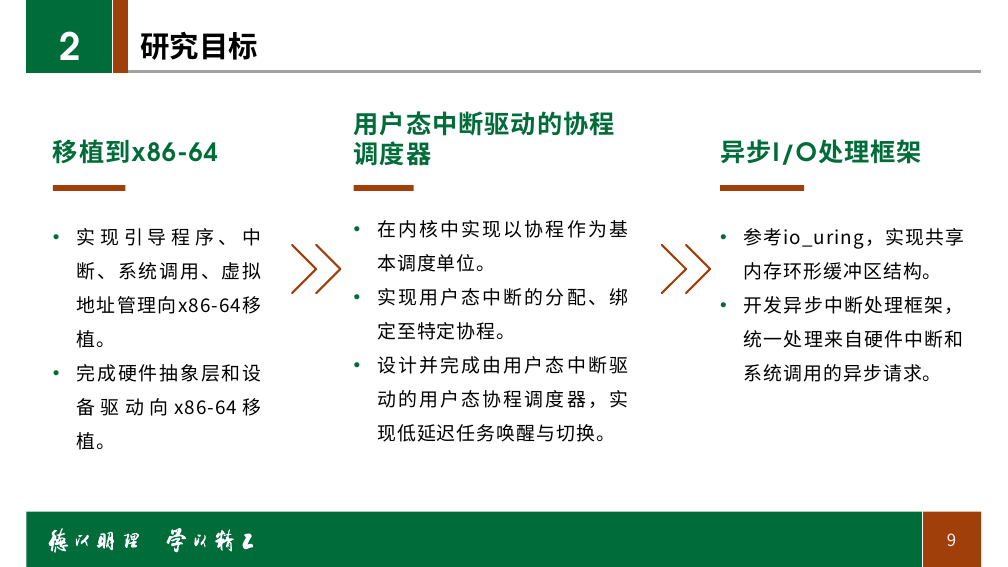
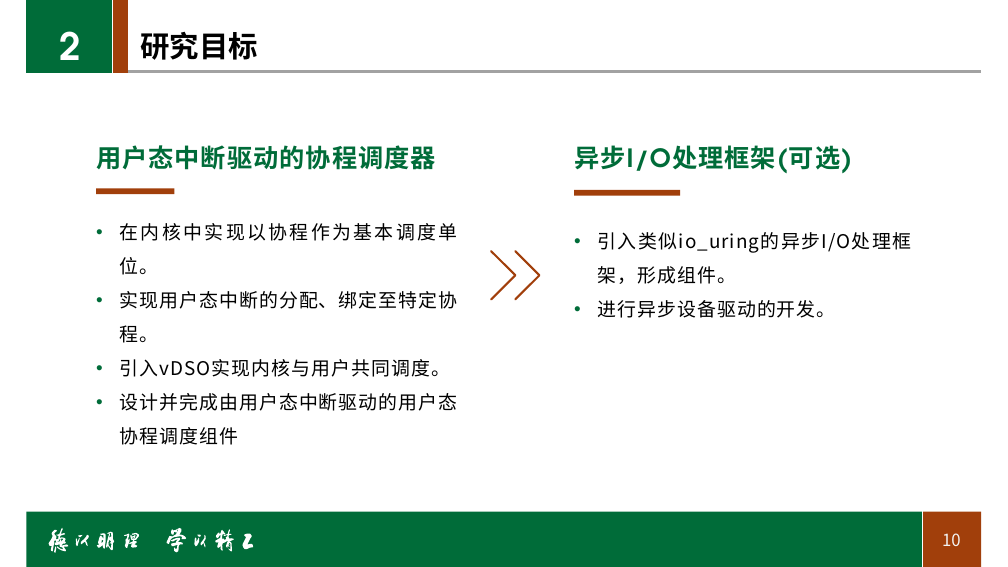
Before and after one commit to hhhjjjcc112/AsyncAlien, a slide deck: slide 10 of docs/graduation/开题报告.pptx (slide 9 before the commit). Drawn at 1008x567 pixels with LibreOffice and Linux fonts; fonts in the diff are those of the drawing; background and template pictures are left out. Boxes give left, top, right and bottom in pixels: in the first picture for what was removed or moved away, otherwise in the second. Text is boxed around its words. In the diff, an @@ line names an element or a change of style, - is before the commit and + after.

```diff
--- a/docs/graduation/开题报告.pptx
+++ b/docs/graduation/开题报告.pptx
@@ text removed at [53,139,218,164] @@
-移植到x86-64
@@ text "用户态中断驱动的协程调度器" rewrapped from [354,111,615,166] to [96,145,436,170] @@
@@ text at [574,145,852,173]: text changed @@
-异步I/O处理框架
+异步I/O处理框架(可选)
@@ rectangle removed at [53,185,126,191] @@
@@ text "在内核中实现以协程作为基本调度单位。": place and size @@
-text "在内核中实现以协程作为基本调度单位。" at [377,220,628,442]
+text "在内核中实现以协程作为基本调度单位。" at [120,223,458,445]
@@ rectangle: place and size @@
-rectangle at [354,185,414,191]
+rectangle at [96,188,175,194]
@@ rectangle: place and size @@
-rectangle at [721,185,805,191]
+rectangle at [574,190,680,196]
@@ text removed at [77,228,262,450] @@
-• 实现引导程序、中断、系统调用、虚拟地址管理向x86-64移植。
-• 完成硬件抽象层和设备驱动向x86-64移植。
@@ text at [598,232,912,318]: text changed @@
-• 参考io_uring，实现共享内存环形缓冲区结构。
-• 开发异步中断处理框架，统一处理来自硬件中断和系统调用的异步请求。
+• 引入类似io_uring的异步I/O处理框架，形成组件。
+• 进行异步设备驱动的开发。
@@ freeform shape removed at [291,244,342,295] @@
@@ freeform shape: place and size @@
-freeform shape at [661,244,712,295]
+freeform shape at [490,250,541,301]
@@ text at [120,359,458,445]: text changed @@
-• 设计并完成由用户态中断驱动的用户态协程调度器，实现低延迟任务唤醒与切换。
+• 引入vDSO实现内核与用户共同调度。
+• 设计并完成由用户态中断驱动的用户态协程调度组件
@@ page number at [942,533,961,546]: text changed @@
-9
+10
```
Also in this commit, not shown: 2 other slides changed, 1 slide added.
